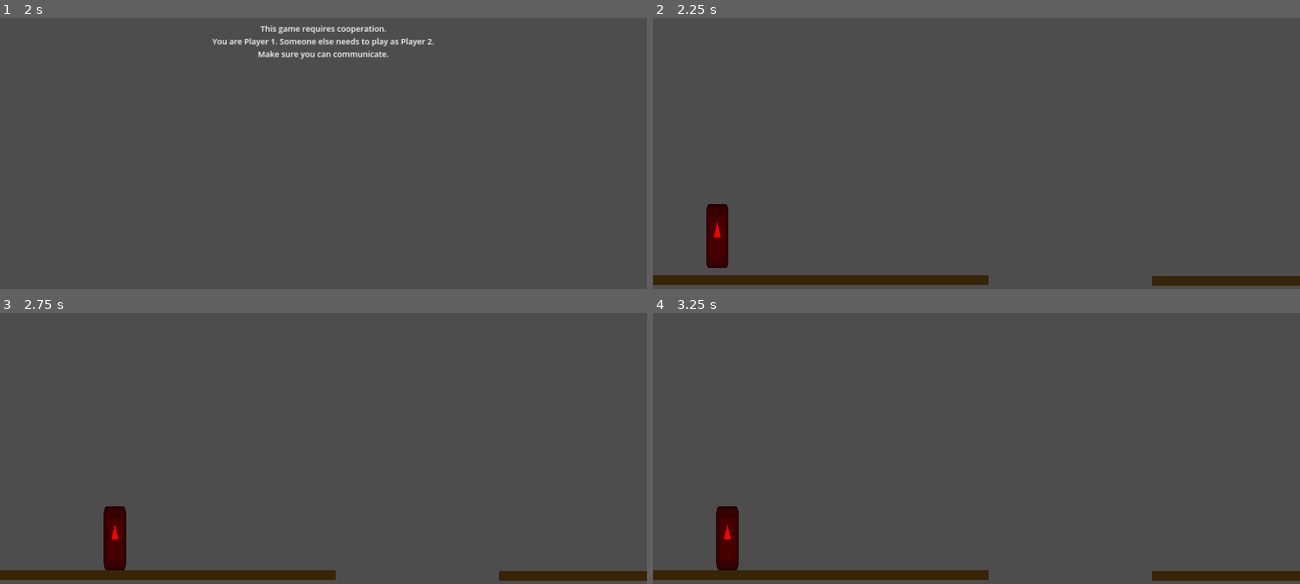
Above: before the commit, frames 1-4 (two rows, left to right).
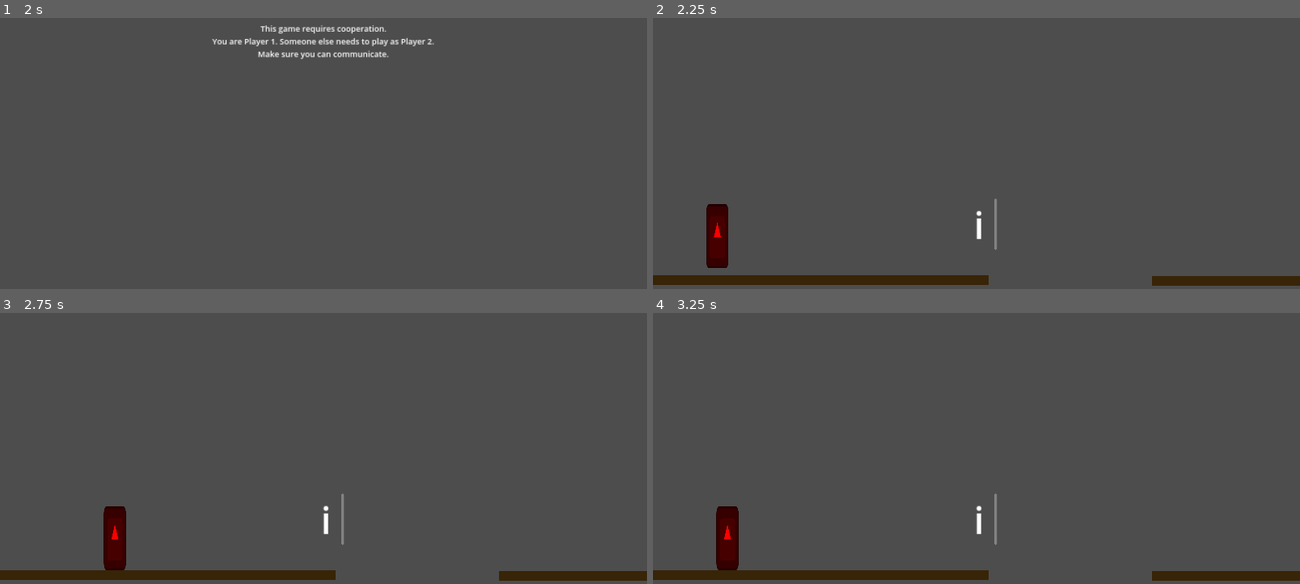
Above: after the commit, the same moments.

Repository: LeonMatthes/ggj25-info-bubble-platformer
Game: Godot game, scene res://Menus/PlayerSelect.tscn
Same seed, same stepped clock (60 frames per second), same inputs: the game is played once before the commit and once after it. The engine's default icon, where the game draws it, is replaced by a stand-in: a white triangle on a blue panel in a dark square.
Inputs:
- Up to frame 1 (2 s): click "Play as Player 1" at 0.5 s; tap C at 1.25, 1.35 s; hold D (player_right) from 1.28 s (still down); tap Up (player_jump) at 1.52 s
- Up to frame 2 (2.25 s): keep holding D (player_right); tap C at 2 s; tap G at 2.1 s
- Up to frame 3 (2.75 s): keep holding D (player_right); tap Up (player_jump) at 2.27 s
- Up to frame 4 (3.25 s): release D (player_right) at 2.78 s; hold A (player_left) from 2.78 s (still down); tap C at 2.85 s

Frame 1 is identical in both runs. In frame 2, 0.1% of the frame differs, in the area x 49-54%, y 66-86%; in frame 3, 0.1%; in frame 4, 0.1%.

Commit message:
Adding Player 1 Start Text

Diff:
--- /dev/null
+++ b/levels/dash_text.gd
@@ -0,0 +1,11 @@
+extends "res://levels/visibility_trigger.gd"
+
+
+# Called when the node enters the scene tree for the first time.
+func _ready() -> void:
+	pass # Replace with function body.
+
+
+# Called every frame. 'delta' is the elapsed time since the previous frame.
+func _process(delta: float) -> void:
+	pass
--- a/levels/level1_1.tscn
+++ b/levels/level1_1.tscn
@@ -1,12 +1,16 @@
-[gd_scene load_steps=4 format=3 uid="uid://cxukvgcdncp1i"]
+[gd_scene load_steps=6 format=3 uid="uid://cxukvgcdncp1i"]
 
 [ext_resource type="PackedScene" uid="uid://csej6qd7uugvb" path="res://entities/Player.tscn" id="1_gymhp"]
+[ext_resource type="Script" path="res://levels/dash_text.gd" id="2_1vcf1"]
 
 [sub_resource type="QuadMesh" id="QuadMesh_swy80"]
 size = Vector2(1000, 30)
 
 [sub_resource type="RectangleShape2D" id="RectangleShape2D_w3lh6"]
 size = Vector2(1000, 30)
+
+[sub_resource type="RectangleShape2D" id="RectangleShape2D_nbmpd"]
+size = Vector2(79, 111)
 
 [node name="Level1Base" type="Node2D"]
 
@@ -36,3 +40,35 @@
 position = Vector2(157, 918)
 
 [node name="Player1View" type="Node" parent="."]
+
+[node name="Info Icon" type="RichTextLabel" parent="Player1View"]
+offset_left = 952.0
+offset_top = 812.0
+offset_right = 1021.0
+offset_bottom = 965.0
+theme_override_font_sizes/bold_italics_font_size = 5
+theme_override_font_sizes/italics_font_size = 5
+theme_override_font_sizes/mono_font_size = 5
+theme_override_font_sizes/normal_font_size = 110
+theme_override_font_sizes/bold_font_size = 0
+bbcode_enabled = true
+text = "i"
+
+[node name="DashText" type="RichTextLabel" parent="Player1View"]
+visible = false
+offset_left = 602.0
+offset_top = 768.0
+offset_right = 1465.0
+offset_bottom = 958.0
+theme_override_font_sizes/normal_font_size = 50
+text = "You can dash left/right with Q/E!"
+script = ExtResource("2_1vcf1")
+
+[node name="Area2D" type="Area2D" parent="Player1View/DashText"]
+position = Vector2(351, 144)
+
+[node name="CollisionShape2D" type="CollisionShape2D" parent="Player1View/DashText/Area2D"]
+position = Vector2(4.5, -23.5)
+shape = SubResource("RectangleShape2D_nbmpd")
+
+[connection signal="body_entered" from="Player1View/DashText/Area2D" to="Player" method="_on_area_2d_body_entered"]
--- a/levels/level1_2.tscn
+++ b/levels/level1_2.tscn
@@ -37,11 +37,11 @@
 
 [node name="Player2View" type="Node" parent="."]
 
-[node name="RichTextLabel" type="RichTextLabel" parent="Player2View"]
-offset_left = 242.0
-offset_top = 637.0
-offset_right = 843.0
-offset_bottom = 724.0
+[node name="P1StartText" type="RichTextLabel" parent="Player2View"]
+offset_left = 47.0
+offset_top = 454.0
+offset_right = 648.0
+offset_bottom = 541.0
 theme_override_font_sizes/bold_italics_font_size = 5
 theme_override_font_sizes/italics_font_size = 5
 theme_override_font_sizes/mono_font_size = 5
--- /dev/null
+++ b/levels/visibility_trigger.gd
@@ -0,0 +1,16 @@
+extends RichTextLabel
+
+
+# Called when the node enters the scene tree for the first time.
+func _ready() -> void:
+	pass # Replace with function body.
+
+
+# Called every frame. 'delta' is the elapsed time since the previous frame.
+func _process(delta: float) -> void:
+	pass
+
+
+
+func _on_area_2d_body_entered(body: Node2D) -> void:
+	self.visible = true;
--- a/scripts/player.gd
+++ b/scripts/player.gd
@@ -15,8 +15,6 @@
 
 
 func _physics_process(delta: float) -> void:
-
-	#is_on_floor() = true
 	# Add the gravity.
 	if not is_on_floor():
 		velocity += get_gravity() * delta
